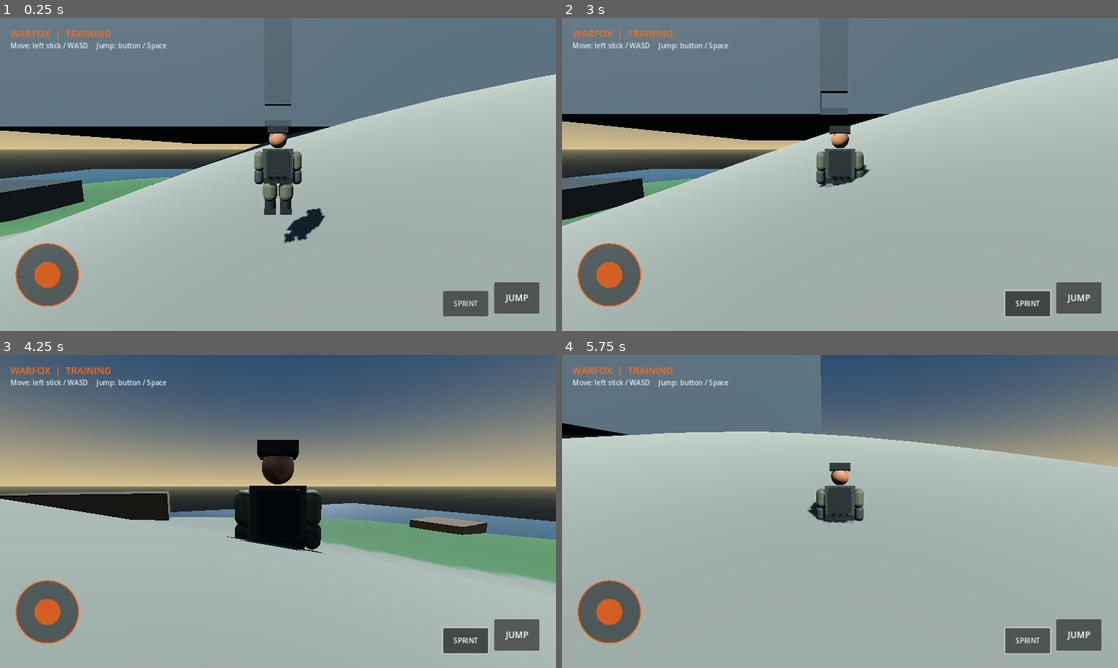
Above: before the commit, frames 1-4 (two rows, left to right).
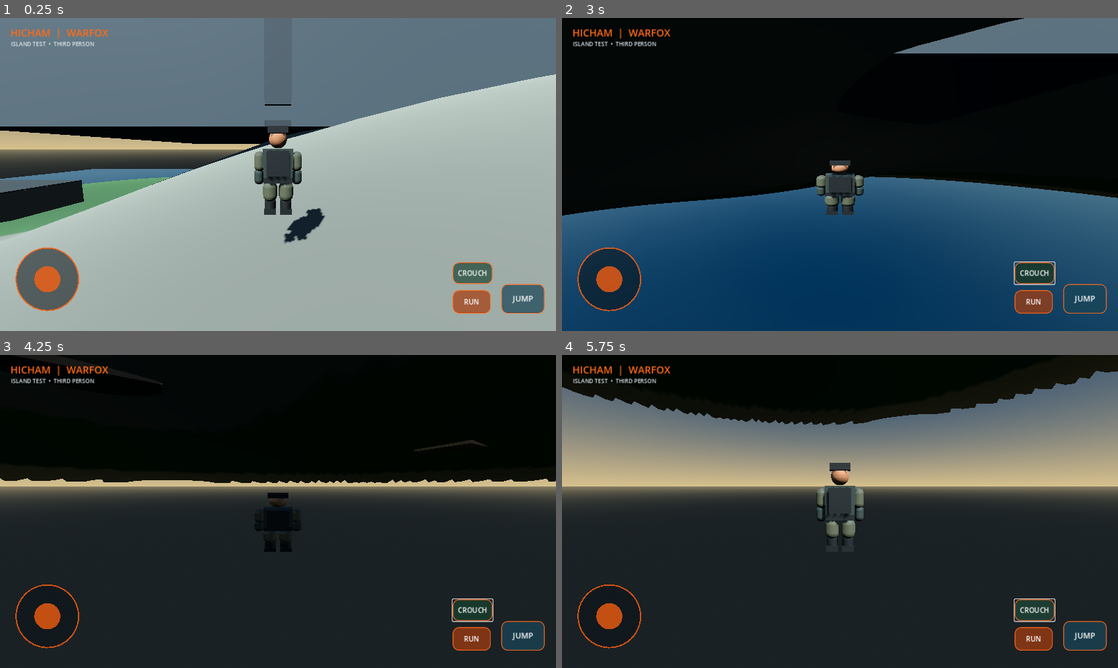
Above: after the commit, the same moments.

Repository: hicham07dzz-cyber/WARFOX
Game: Godot game, scene res://scenes/main.tscn
Same seed, same stepped clock (60 frames per second), same inputs: the game is played once before the commit and once after it.
Inputs (mouse positions are in pixels of both pictures, inside the frame that each line leads up to):
- Up to frame 1 (0.25 s): no input
- Up to frame 2 (3 s): click "JUMP" at 0.5 s; click (1029, 302) at 1.25 s, where only the run before the commit has a clickable "SPRINT"; click "SPRINT" (after the commit: "RUN") at 2 s; click "SPRINT" (after the commit: "CROUCH") at 2.75 s
- Up to frame 3 (4.25 s): move the mouse to (400, 495) at 3.52 s; hold D (move_right) from 3.53 s (still down); hold Shift (sprint) from 3.53 s (still down); tap Ctrl (crouch) at 3.6 s; click (400, 495) at 3.67 s; tap Space (jump) at 3.77, 4.07 s
- Up to frame 4 (5.75 s): release D (move_right) at 4.25 s; release Shift (sprint) at 4.25 s; drag from (728, 527) to (812, 574) at 4.27 s; move the mouse to (895, 442) at 5.02 s; hold D (move_right) from 5.03 s (still down); tap Space (jump) at 5.1 s; click (895, 442) at 5.17 s; tap Ctrl (crouch) at 5.3 s

The runs differ from the first frame. In frame 1, 3.2% of the frame differs, in the area x 1-98%, y 3-96%; in frame 2, 92%, in the area x 0-100%, y 0-100%; in frame 3, 90%; in frame 4, 88%.

Commit message:
WARFOX: improve mobile HUD with sprint and crouch controls

Diff:
--- a/scripts/mobile_hud.gd
+++ b/scripts/mobile_hud.gd
@@ -2,15 +2,36 @@
 class_name WarfoxHUD
 
 var player: WarfoxPlayer
-var joystick_origin := Vector2.ZERO
 var joystick_vector := Vector2.ZERO
-var joystick_active := false
 var sprint_active := false
+var crouch_active := false
 var jump_pulse := false
-var status_label: Label
 
 func _ready() -> void:
 	_build_hud()
+
+func _style_button(button: Button, color: Color) -> void:
+	button.add_theme_color_override("font_color", Color.WHITE)
+	button.add_theme_color_override("font_hover_color", Color.WHITE)
+	button.add_theme_color_override("font_pressed_color", Color.WHITE)
+	button.add_theme_color_override("font_focus_color", Color.WHITE)
+	button.add_theme_stylebox_override("normal", _button_style(color, 0.72))
+	button.add_theme_stylebox_override("hover", _button_style(color.lightened(0.15), 0.88))
+	button.add_theme_stylebox_override("pressed", _button_style(color.darkened(0.2), 0.95))
+
+func _button_style(color: Color, alpha: float) -> StyleBoxFlat:
+	var style := StyleBoxFlat.new()
+	style.bg_color = Color(color.r, color.g, color.b, alpha)
+	style.corner_radius_top_left = 14
+	style.corner_radius_top_right = 14
+	style.corner_radius_bottom_left = 14
+	style.corner_radius_bottom_right = 14
+	style.border_width_left = 2
+	style.border_width_top = 2
+	style.border_width_right = 2
+	style.border_width_bottom = 2
+	style.border_color = Color(1.0, 0.42, 0.12, 0.85)
+	return style
 
 func _build_hud() -> void:
 	var root := Control.new()
@@ -18,57 +39,69 @@
 	root.mouse_filter = Control.MOUSE_FILTER_PASS
 	add_child(root)
 
-	status_label = Label.new()
-	status_label.text = "WARFOX  |  TRAINING"
-	status_label.position = Vector2(24, 20)
-	status_label.add_theme_color_override("font_color", Color(1.0, 0.42, 0.08))
-	status_label.add_theme_font_size_override("font_size", 22)
-	root.add_child(status_label)
+	var title := Label.new()
+	title.text = "HICHAM  |  WARFOX"
+	title.position = Vector2(24, 18)
+	title.add_theme_color_override("font_color", Color(1.0, 0.42, 0.08))
+	title.add_theme_font_size_override("font_size", 23)
+	root.add_child(title)
 
-	var help := Label.new()
-	help.text = "Move: left stick / WASD     Jump: button / Space"
-	help.position = Vector2(24, 52)
-	help.add_theme_color_override("font_color", Color(0.88, 0.91, 0.94))
-	root.add_child(help)
+	var mode := Label.new()
+	mode.text = "ISLAND TEST  •  THIRD PERSON"
+	mode.position = Vector2(25, 50)
+	mode.add_theme_color_override("font_color", Color(0.88, 0.92, 0.94))
+	mode.add_theme_font_size_override("font_size", 13)
+	root.add_child(mode)
 
 	var jump := Button.new()
 	jump.text = "JUMP"
-	jump.size = Vector2(104, 72)
+	jump.size = Vector2(100, 68)
 	jump.anchor_left = 1.0
 	jump.anchor_top = 1.0
 	jump.anchor_right = 1.0
 	jump.anchor_bottom = 1.0
-	jump.position = Vector2(-142, -112)
-	jump.add_theme_color_override("font_color", Color.WHITE)
-	jump.add_theme_font_size_override("font_size", 20)
-	jump.pressed.connect(_on_jump)
+	jump.position = Vector2(-126, -108)
+	jump.add_theme_font_size_override("font_size", 18)
+	_style_button(jump, Color(0.10, 0.27, 0.34))
+	jump.pressed.connect(func(): jump_pulse = true)
 	root.add_child(jump)
 
 	var sprint := Button.new()
-	sprint.text = "SPRINT"
-	sprint.size = Vector2(104, 58)
+	sprint.text = "RUN"
+	sprint.size = Vector2(88, 54)
 	sprint.anchor_left = 1.0
 	sprint.anchor_top = 1.0
 	sprint.anchor_right = 1.0
 	sprint.anchor_bottom = 1.0
-	sprint.position = Vector2(-260, -92)
+	sprint.position = Vector2(-238, -94)
 	sprint.toggle_mode = true
 	sprint.toggled.connect(func(value: bool): sprint_active = value)
+	_style_button(sprint, Color(0.65, 0.24, 0.06))
 	root.add_child(sprint)
 
+	var crouch := Button.new()
+	crouch.text = "CROUCH"
+	crouch.size = Vector2(92, 50)
+	crouch.anchor_left = 1.0
+	crouch.anchor_top = 1.0
+	crouch.anchor_right = 1.0
+	crouch.anchor_bottom = 1.0
+	crouch.position = Vector2(-238, -158)
+	crouch.toggle_mode = true
+	crouch.toggled.connect(func(value: bool): crouch_active = value)
+	_style_button(crouch, Color(0.12, 0.28, 0.22))
+	root.add_child(crouch)
+
 	var joystick := TouchStick.new()
-	joystick.position = Vector2(34, -204)
+	joystick.position = Vector2(34, -194)
 	joystick.anchor_top = 1.0
 	joystick.anchor_bottom = 1.0
 	joystick.stick_changed.connect(func(value: Vector2): joystick_vector = value)
 	root.add_child(joystick)
 
-func _on_jump() -> void:
-	jump_pulse = true
-
 func _process(_delta: float) -> void:
 	if player != null:
-		player.set_mobile_input(joystick_vector, sprint_active, jump_pulse)
+		player.set_mobile_input(joystick_vector, sprint_active, jump_pulse, crouch_active)
 	jump_pulse = false
 
 class TouchStick extends Control:
@@ -92,19 +125,22 @@
 			if active:
 				_update_knob(event.position)
 			else:
-				knob = Vector2.ZERO
-				stick_changed.emit(Vector2.ZERO)
-				queue_redraw()
+				_reset_stick()
 		elif event is InputEventScreenDrag and active:
 			_update_knob(event.position)
 		elif event is InputEventMouseButton and event.button_index == MOUSE_BUTTON_LEFT:
 			active = event.pressed
-			if not active:
-				knob = Vector2.ZERO
-				stick_changed.emit(Vector2.ZERO)
-				queue_redraw()
+			if active:
+				_update_knob(event.position)
+			else:
+				_reset_stick()
 		elif event is InputEventMouseMotion and active:
 			_update_knob(event.position)
+
+	func _reset_stick() -> void:
+		knob = Vector2.ZERO
+		stick_changed.emit(Vector2.ZERO)
+		queue_redraw()
 
 	func _update_knob(local_position: Vector2) -> void:
 		knob = (local_position - Vector2(75, 75)).limit_length(RADIUS - 18.0)
